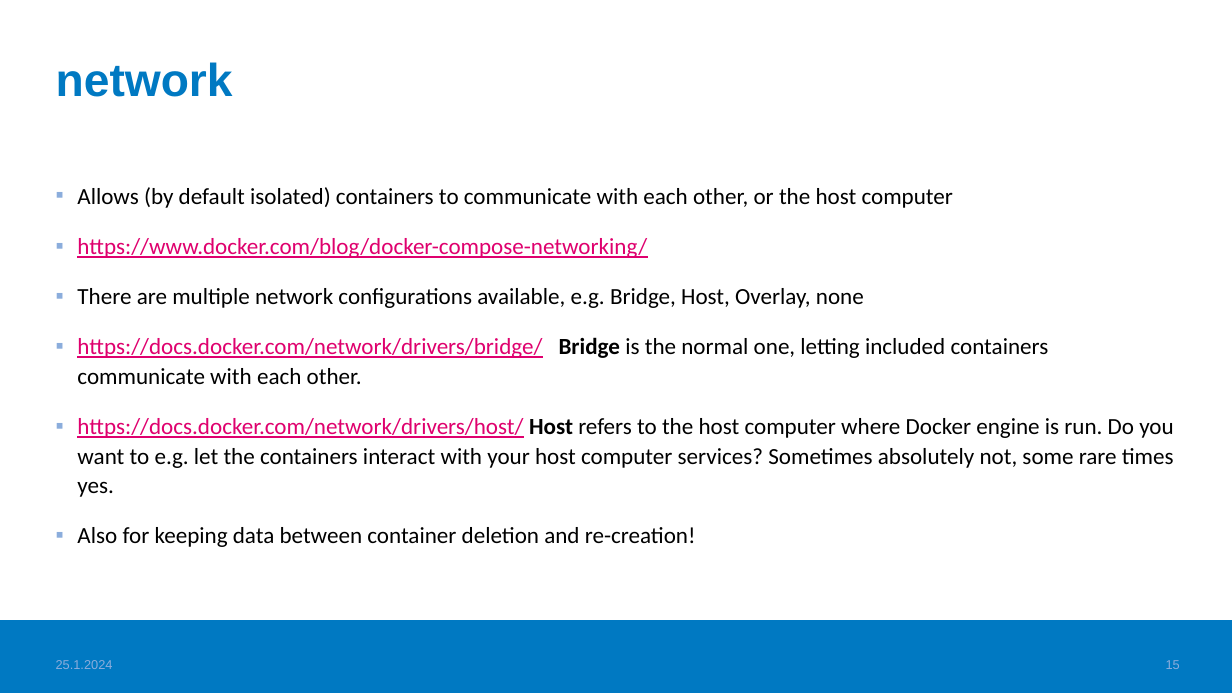
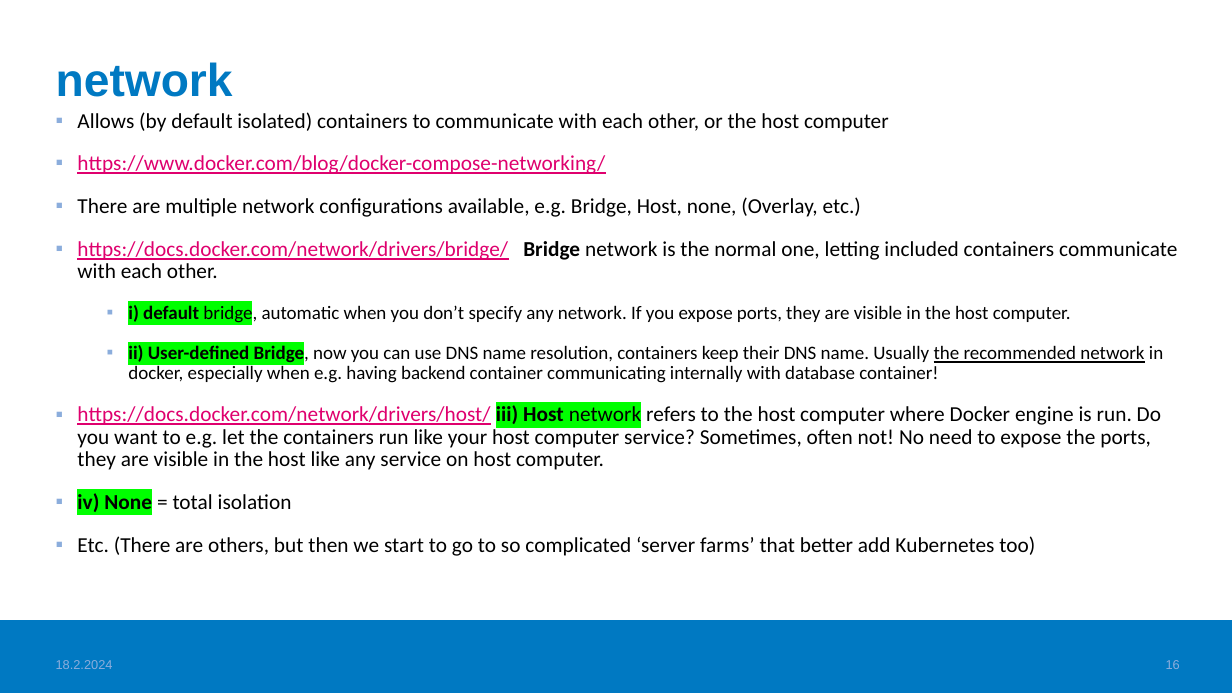
Before and after one commit to haagahelia/ohke-teknologiat, a slide deck: slide 16 of 01_docker/DockerConceptsAndVocabulary.pptx (slide 15 before the commit). Drawn at 1232x693 pixels with LibreOffice and Linux fonts; fonts in the diff are those of the drawing; background and template pictures are left out. Boxes give left, top, right and bottom in pixels: in the first picture for what was removed or moved away, otherwise in the second. Text is boxed around its words. In the diff, an @@ line names an element or a change of style, - is before the commit and + after.

Commit message:
Docker-monivalintatehtävien materiaalilinkkejä ja materiaaleja parannettu

```diff
--- a/01_docker/DockerConceptsAndVocabulary.pptx
+++ b/01_docker/DockerConceptsAndVocabulary.pptx
@@ text "Allows (by default isolated) containers ..." moved from (x1=77, y1=187, x2=1174, y2=547) to (x1=77, y1=112, x2=1177, y2=556) @@
@@ text at (x1=77, y1=112, x2=889, y2=174): size 18 to 16.6 pt in "Allows (by default isolated) containers to communicate ...", "https://www.docker.com/blog/docker-compose-networking/"; line spacing 1.07 to 0.87 @@
@@ text at (x1=77, y1=197, x2=1177, y2=556): text changed; size 18 to 16.6 pt @@
-▪ There are multiple network configurations available, e.g. Bridge, Host, Overlay, none
-▪ https://docs.docker.com/network/drivers/bridge/ Bridge is the normal one, letting included containers communicate with each other.
-▪ https://docs.docker.com/network/drivers/host/ Host refers to the host computer where Docker engine is run. Do you want to e.g. let the containers interact with your host computer services? Sometimes absolutely not, some rare times yes.
-▪ Also for keeping data between container deletion and re-creation!
+▪ There are multiple network configurations available, e.g. Bridge, Host, none, (Overlay, etc.)
+▪ https://docs.docker.com/network/drivers/bridge/ Bridge network is the normal one, letting included containers communicate with each other.
+  ▪ i) default bridge, automatic when you don’t specify any network. If you expose ports, they are visible in the host computer.
+  ▪ ii) User-defined Bridge, now you can use DNS name resolution, containers keep their DNS name. Usually the recommended network in docker, especially when e.g. having backend container communicating internally with database container!
+▪ https://docs.docker.com/network/drivers/host/ iii) Host network refers to the host computer where Docker engine is run. Do you want to e.g. let the containers run like your host computer service? Sometimes, often not! No need to expose the ports, they are visible in the host like any service on host computer.
+▪ iv) None = total isolation
+▪ Etc. (There are others, but then we start to go to so complicated ‘server farms’ that better add Kubernetes too)
@@ text at (x1=56, y1=660, x2=113, y2=669): text changed @@
-25.1.2024
+18.2.2024
```
Also in this commit, not shown: 16 other slides changed, 1 slide added, 3 other files.
